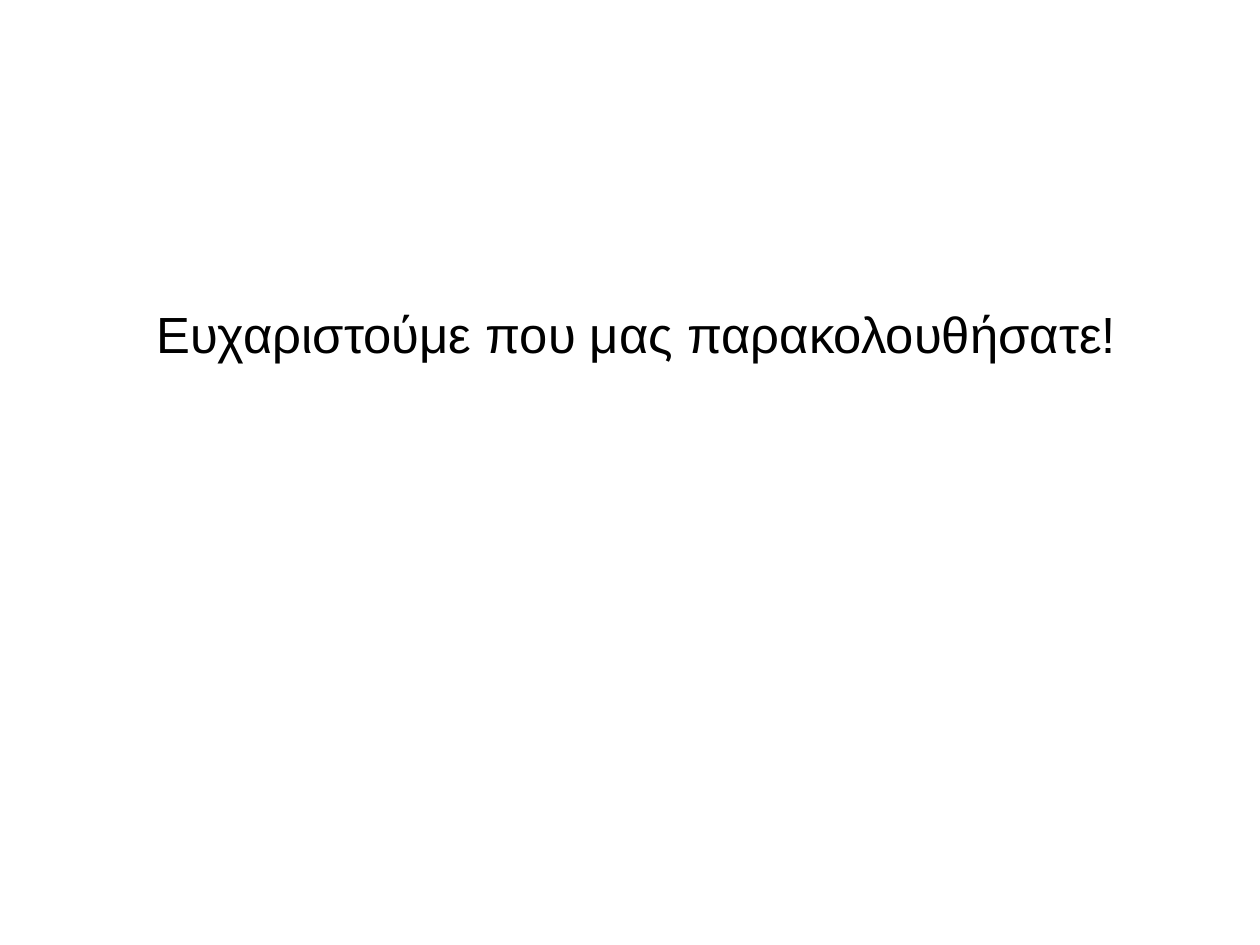
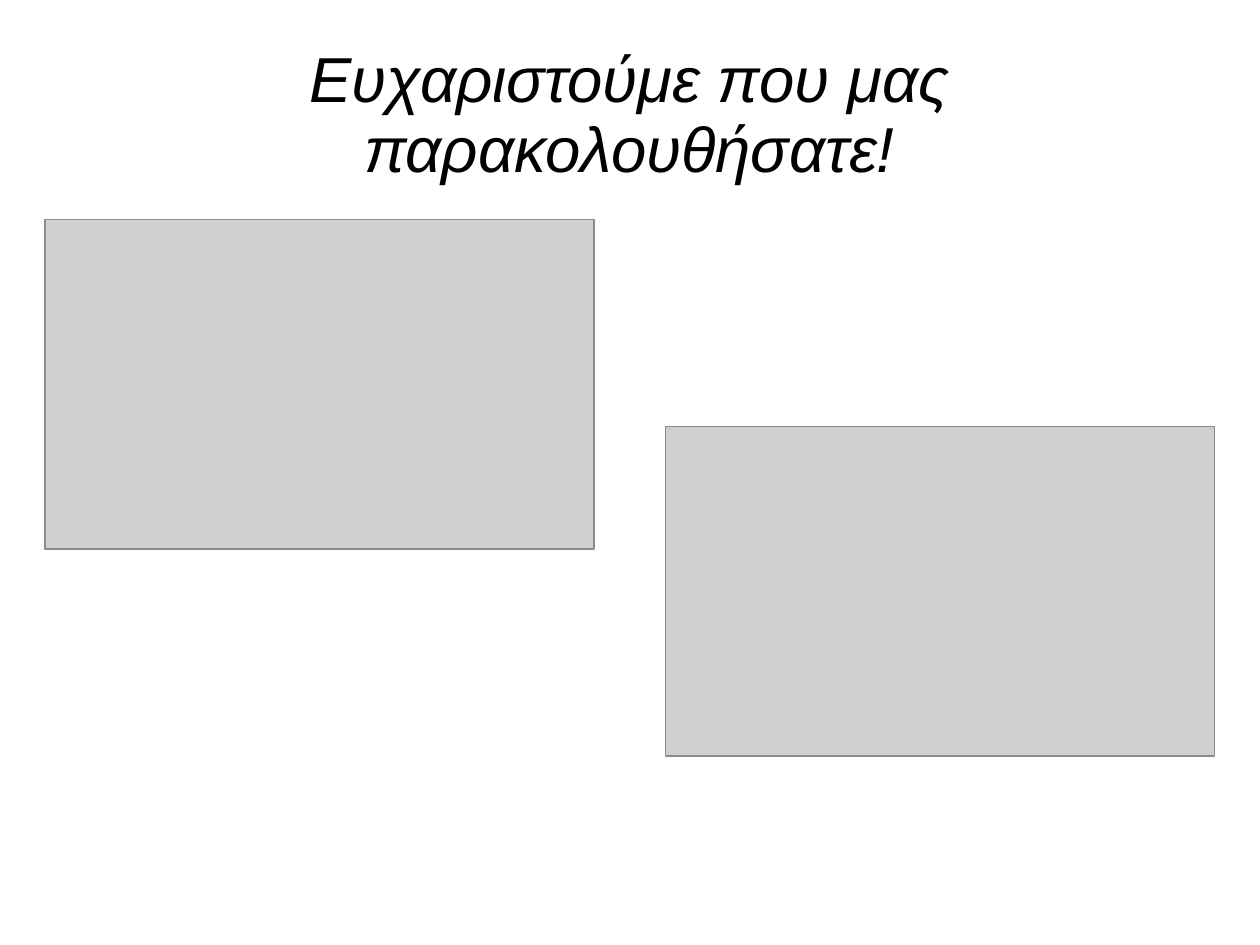
Before and after one commit to iee-ihu-gr-coursem102/WebEng19_group2_beeforecast, a slide deck: slide 13 of Παρουσίαση Beeforecast Version2.ppt (slide 11 before the commit). Drawn at 1260x945 pixels with LibreOffice and Linux fonts; fonts in the diff are those of the drawing; grey boxes stand for pictures; background and template pictures are left out. Boxes give left, top, right and bottom in pixels: in the first picture for what was removed or moved away, otherwise in the second. Text is boxed around its words. In the diff, an @@ line names an element or a change of style, - is before the commit and + after.

```diff
--- a/Παρουσίαση Beeforecast Version2.ppt
+++ b/Παρουσίαση Beeforecast Version2.ppt
@@ title "Ευχαριστούμε που μας παρακολουθήσατε!": place and size @@
-title "Ευχαριστούμε που μας παρακολουθήσατε!" at <box>156,314,1116,364</box>
+title "Ευχαριστούμε που μας παρακολουθήσατε!" at <box>309,54,949,184</box>
@@ title "Ευχαριστούμε που μας παρακολουθήσατε!" at <box>309,54,949,184</box>: size 32 to 40 pt, italic on; indent changed; less space between paragraphs; vertical alignment top to middle @@
@@ picture added at <box>45,220,593,549</box> @@
@@ picture added at <box>667,426,1215,756</box> @@
```
Also in this commit, not shown: 6 other slides changed, 2 slides added.
